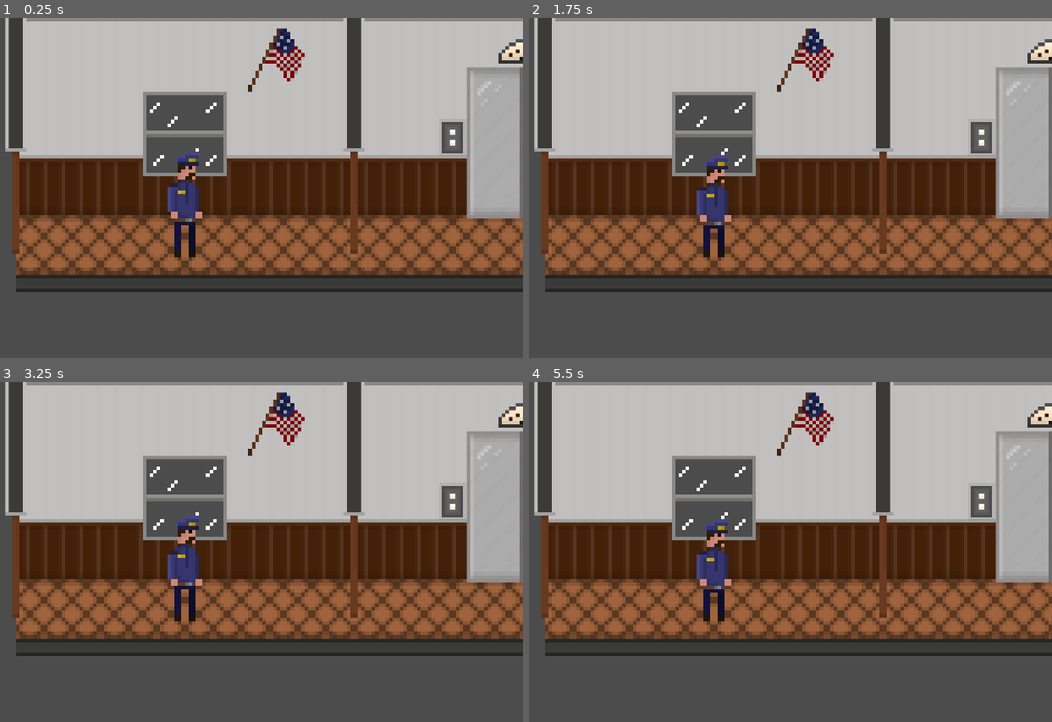
Above: before the commit, frames 1-4 (two rows, left to right).
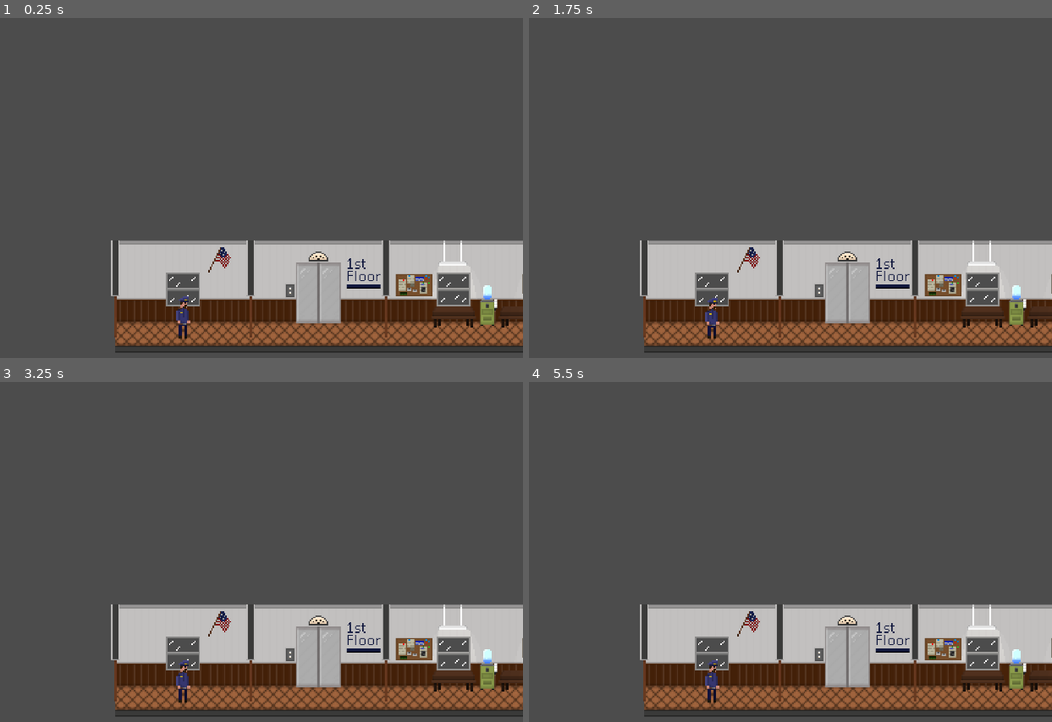
Above: after the commit, the same moments.

Repository: yimmit303/WGJ-149
Game: Godot game, scene res://Scenes/Station/Station_Floor1.tscn
Same seed, same stepped clock (60 frames per second), same inputs: the game is played once before the commit and once after it. The project has no main scene, so this scene is started directly.
Inputs:
- Up to frame 1 (0.25 s): no input
- Up to frame 2 (1.75 s): tap Enter at 0.5 s; hold Shift (sprint) 0.53-1.28 s; hold D (move_right) from 0.53 s (still down); tap Space at 1.25 s; tap Shift (sprint) at 1.35 s
- Up to frame 3 (3.25 s): tap Enter at 2 s; release D (move_right) at 2.03 s; hold A (move_left) 2.03-2.78 s; hold Shift (sprint) 2.03-2.78 s; tap Space at 2.75 s; hold D (move_right) from 2.78 s (still down); tap Shift (sprint) at 2.85 s
- Up to frame 4 (5.5 s): tap Enter at 3.5 s; hold Shift (sprint) 3.53-4.28 s; release D (move_right) at 4.28 s; hold A (move_left) 4.28-5.03 s; tap Shift (sprint) at 4.35 s; tap Space at 5 s; hold D (move_right) from 5.03 s (still down); hold Shift (sprint) from 5.03 s (still down)

The runs differ from the first frame. In frame 1, 85% of the frame differs, in the area x 0-100%, y 0-99%; in frame 2, 85%; in frame 3, 85%; in frame 4, 85%.
Error in both runs: Attempt to call function 'get_child_count' in base 'null instance' on a null instance. (res://Scenes/Characters/Generic/GenericOfficer.gd:30)

Commit message:
Update PoliceOfficer_Male1.tscn

Diff:
--- a/Scenes/Characters/Generic/Male/PoliceOfficer_Male1.tscn
+++ b/Scenes/Characters/Generic/Male/PoliceOfficer_Male1.tscn
@@ -79,12 +79,14 @@
 
 [node name="PoliceOfficer_Male1_Sprite" type="AnimatedSprite" parent="."]
 frames = SubResource( 1 )
-animation = "Drinking"
-frame = 7
+animation = "Idle"
+frame = 1
 playing = true
 
 [node name="NPCArea" parent="." instance=ExtResource( 40 )]
 
 [node name="Camera2D" type="Camera2D" parent="."]
+position = Vector2( 1.28784, 0.429279 )
 current = true
-zoom = Vector2( 0.1, 0.1 )
+zoom = Vector2( 0.25, 0.25 )
+limit_bottom = 32
